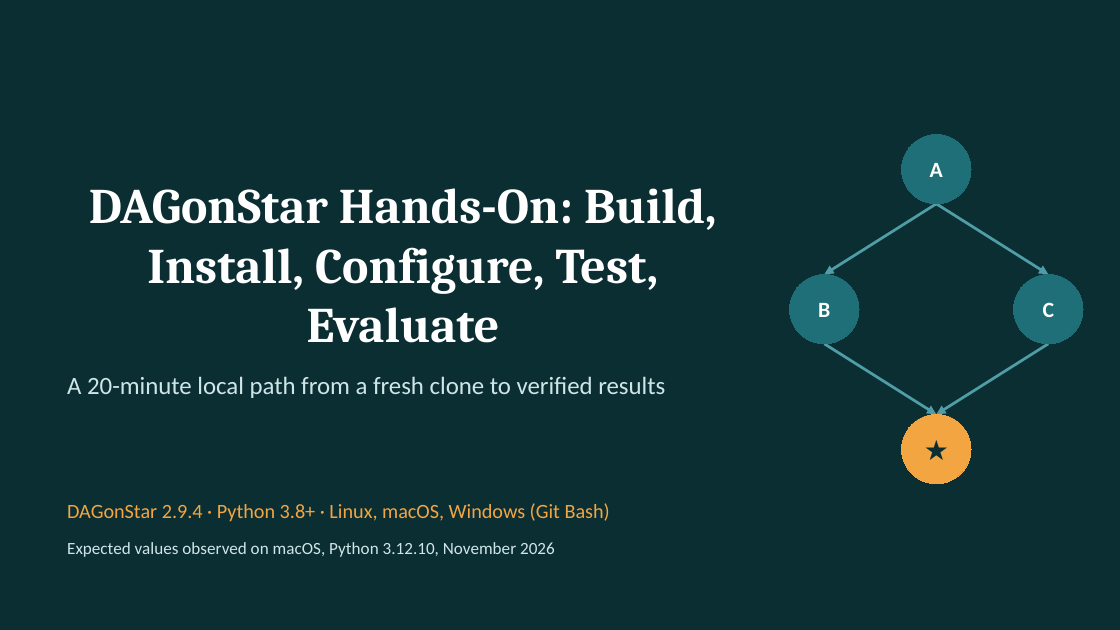
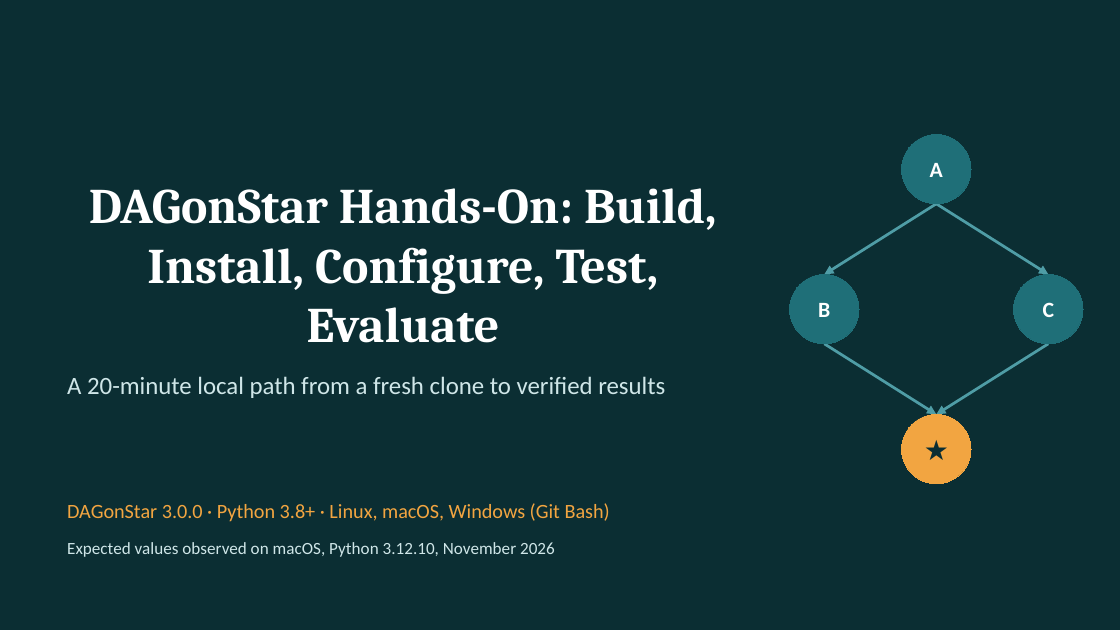
Before and after one commit to DagOnStar/dagonstar, a slide deck: slide 1 of docs/presentations/dagonstar_tutorial.pptx. Drawn at 1120x630 pixels with LibreOffice and Linux fonts; fonts in the diff are those of the drawing. Boxes give left, top, right and bottom in pixels: in the first picture for what was removed or moved away, otherwise in the second. Text is boxed around its words. In the diff, an @@ line names an element or a change of style, - is before the commit and + after.

```diff
--- a/docs/presentations/dagonstar_tutorial.pptx
+++ b/docs/presentations/dagonstar_tutorial.pptx
@@ text at (x1=67, y1=503, x2=610, y2=522): text changed @@
-DAGonStar 2.9.4 · Python 3.8+ · Linux, macOS, Windows (Git Bash)
+DAGonStar 3.0.0 · Python 3.8+ · Linux, macOS, Windows (Git Bash)
```
Also in this commit, not shown: 7 other slides changed, 6 other files.
